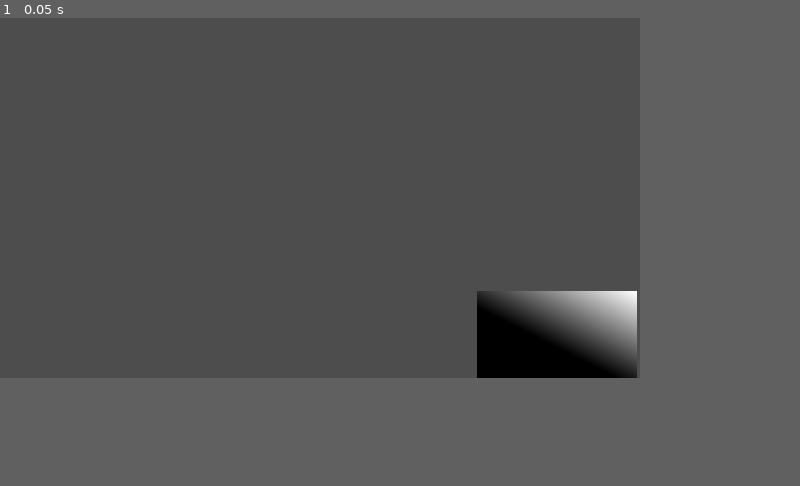
Above: before the commit, frame 1.
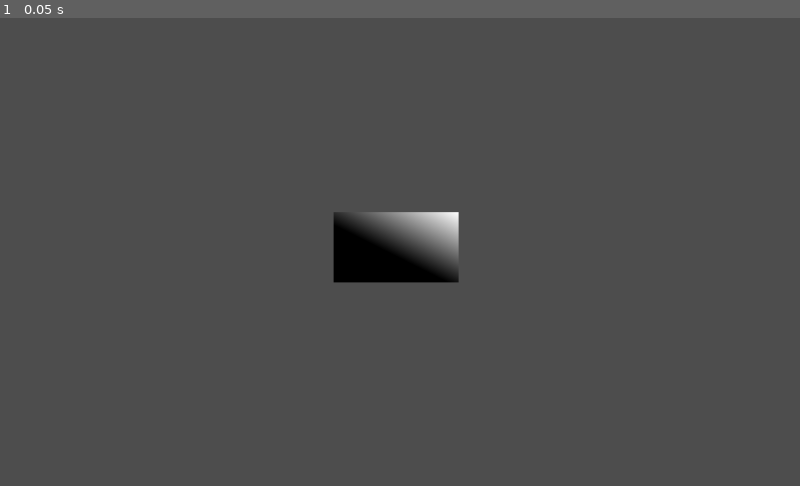
Above: after the commit, the same moment.

Repository: GameJamStation/Spelsylt
Game: Godot game, scene res://scenes/game.tscn
Same seed, same stepped clock (60 frames per second), same inputs: the game is played once before the commit and once after it.
Inputs:
- Up to frame 1 (0.05 s): no input
In our replay, the window is 640x360 before the commit and 800x468 after it. These sizes can differ from the game's own. Grey fills any space a smaller window leaves; there, only what the larger window draws over its background counts as a difference.

The runs differ from the first frame. In frame 1, 5.0% of the frame differs, in the area x 41-80%, y 41-77%.

Commit message:
Fix camera aspect ratio

Diff:
--- a/project.godot
+++ b/project.godot
@@ -17,8 +17,9 @@
 
 [display]
 
-window/size/viewport_width=640
-window/size/viewport_height=360
+window/size/viewport_width=1024
+window/size/viewport_height=600
+window/stretch/mode="viewport"
 window/vsync/vsync_mode=0
 
 [dotnet]
--- a/scenes/game.tscn
+++ b/scenes/game.tscn
@@ -5,15 +5,14 @@
 [node name="Game" type="Node2D"]
 
 [node name="SubViewportContainer" type="SubViewportContainer" parent="."]
-anchors_preset = -1
-offset_right = 640.0
-offset_bottom = 360.0
+offset_right = 1024.0
+offset_bottom = 600.0
 stretch = true
 
 [node name="SubViewport" type="SubViewport" parent="SubViewportContainer"]
 disable_3d = true
 handle_input_locally = false
-size = Vector2i(640, 360)
+size = Vector2i(1024, 600)
 render_target_update_mode = 4
 
 [node name="world" parent="SubViewportContainer/SubViewport" instance=ExtResource("1_ui45h")]
--- a/scenes/world.tscn
+++ b/scenes/world.tscn
@@ -11,7 +11,7 @@
 [node name="world" type="Node2D"]
 
 [node name="Camera2D" type="Camera2D" parent="."]
-position = Vector2(8, 0)
+position = Vector2(250, 144)
 
 [node name="Sprite2D" type="Sprite2D" parent="."]
 position = Vector2(245, 138)
